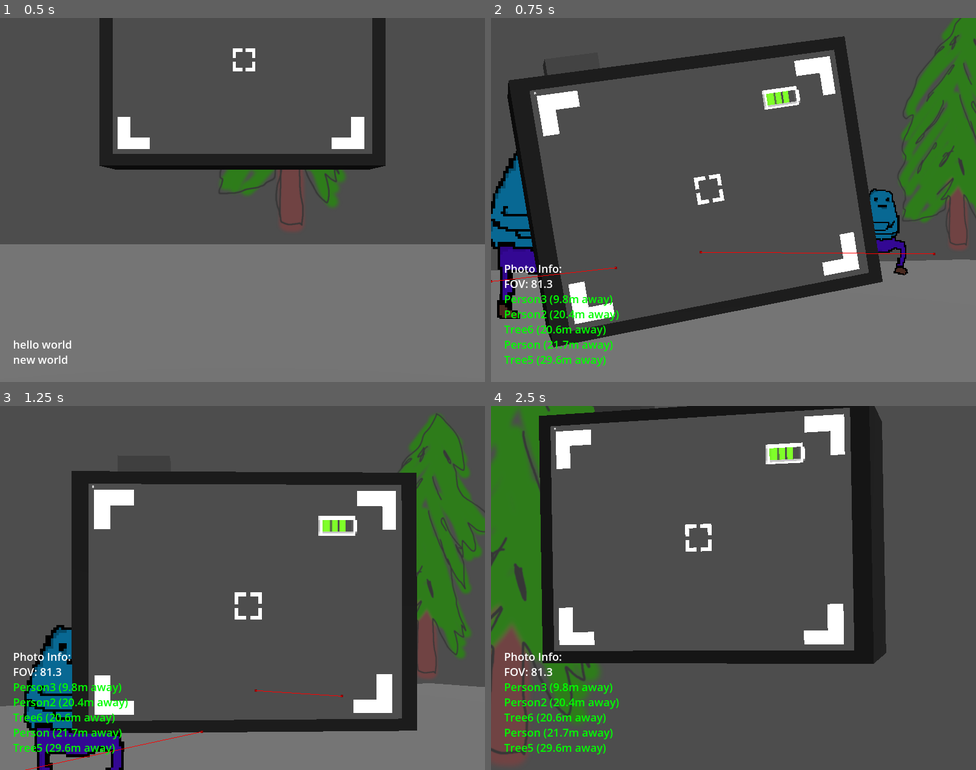
Above: before the commit, frames 1-4 (two rows, left to right).
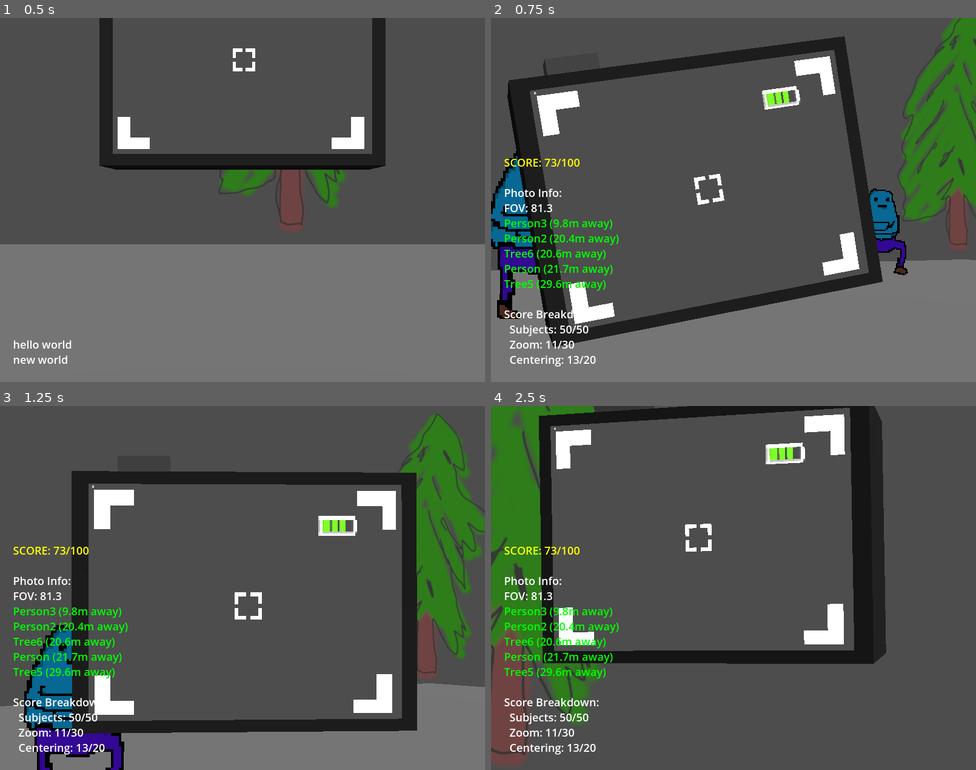
Above: after the commit, the same moments.

Repository: theowiik/xmas-game-jam-2025
Game: Godot game, scene res://scenes/main.tscn
Same seed, same stepped clock (60 frames per second), same inputs: the game is played once before the commit and once after it.
Inputs (mouse positions are in pixels of both pictures, inside the frame that each line leads up to):
- Up to frame 1 (0.5 s): no input
- Up to frame 2 (0.75 s): tap Enter (ui_accept) at 0.5 s; move the mouse to (757, 200) at 0.52 s; press the mouse at (757, 200) at 0.53 s; hold W (WALK_FORWARD) from 0.53 s (still down)
- Up to frame 3 (1.25 s): keep holding W (WALK_FORWARD); tap Space (JUMP) at 0.77 s
- Up to frame 4 (2.5 s): keep holding W (WALK_FORWARD); move the mouse to (709, 588) at 1.27 s; release the mouse at (709, 588) at 1.28 s; tap Mouse wheel up (ZOOM_IN) at 1.35 s; tap Space (JUMP) at 1.52 s; move the mouse to (743, 580) at 2.02 s; hold Mouse wheel down (ZOOM_OUT) from 2.03 s (still down)

Frame 1 is identical in both runs. In frame 2, 3.1% of the frame differs, in the area x 0-92%, y 38-96%; in frame 3, 3.1%; in frame 4, 3.0%.

Commit message:
Player shutter sound

Diff:
--- a/objects/camera.tscn
+++ b/objects/camera.tscn
@@ -1,7 +1,8 @@
-[gd_scene load_steps=9 format=3 uid="uid://c2pay3j4jqds6"]
+[gd_scene load_steps=10 format=3 uid="uid://c2pay3j4jqds6"]
 
 [ext_resource type="Script" uid="uid://clb0vqw04aqg8" path="res://scripts/camera.gd" id="1_exrbp"]
 [ext_resource type="Texture2D" uid="uid://u4lj8u1271u8" path="res://assets/sprites/camera_hud.png" id="2_n8nd1"]
+[ext_resource type="AudioStream" uid="uid://c4nd4eprt71f5" path="res://assets/sfx/sample.wav" id="3_d7esd"]
 
 [sub_resource type="Environment" id="Environment_n8nd1"]
 background_mode = 1
@@ -72,3 +73,6 @@
 [node name="MeshInstance3D3" type="MeshInstance3D" parent="."]
 transform = Transform3D(1, 0, 0, 0, -4.371139e-08, 1, 0, -1, -4.371139e-08, 0, 0, -0.17090648)
 mesh = SubResource("CylinderMesh_n8nd1")
+
+[node name="ShutterPlayer" type="AudioStreamPlayer" parent="."]
+stream = ExtResource("3_d7esd")
--- a/objects/person.tscn
+++ b/objects/person.tscn
@@ -30,4 +30,3 @@
 mesh = SubResource("CapsuleMesh_y1hso")
 
 [node name="NavigationAgent3D" type="NavigationAgent3D" parent="."]
-debug_enabled = true
--- a/scenes/main.tscn
+++ b/scenes/main.tscn
@@ -67,11 +67,17 @@
 [node name="Person11" parent="People" instance=ExtResource("2_0wfyh")]
 transform = Transform3D(1, 0, 0, 0, 1, 0, 0, 0, 1, 5.4934864, -0.07997465, 20.777134)
 
+[node name="Person14" parent="People" instance=ExtResource("2_0wfyh")]
+transform = Transform3D(1, 0, 0, 0, 1, 0, 0, 0, 1, 5.4934864, -0.07997465, 20.777134)
+
 [node name="Person12" parent="People" instance=ExtResource("2_0wfyh")]
 transform = Transform3D(1, 0, 0, 0, 1, 0, 0, 0, 1, -19.455832, -0.07997465, 21.622694)
 
 [node name="Person13" parent="People" instance=ExtResource("2_0wfyh")]
-transform = Transform3D(1, 0, 0, 0, 1, 0, 0, 0, 1, -3.4929295, -0.07997465, 4.7257843)
+transform = Transform3D(1, 0, 0, 0, 1, 0, 0, 0, 1, -6.202977, -0.07997465, 9.749156)
+
+[node name="Person15" parent="People" instance=ExtResource("2_0wfyh")]
+transform = Transform3D(1, 0, 0, 0, 1, 0, 0, 0, 1, -6.202977, -0.07997465, 9.749156)
 
 [node name="Person2" parent="People" instance=ExtResource("2_0wfyh")]
 transform = Transform3D(1, 0, 0, 0, 1, 0, 0, 0, 1, -15.806224, -0.07997465, -14.288605)
@@ -79,19 +85,19 @@
 [node name="Player" parent="." instance=ExtResource("1_o5qli")]
 transform = Transform3D(1, 0, 0, 0, 1, 0, 0, 0, 1, 0, 1.2562381, 0)
 
-[node name="Node3D" type="Node3D" parent="."]
+[node name="Trees" type="Node3D" parent="."]
 
-[node name="Tree2" parent="Node3D" instance=ExtResource("4_jyhfs")]
+[node name="Tree2" parent="Trees" instance=ExtResource("4_jyhfs")]
 transform = Transform3D(1, 0, 0, 0, 1, 0, 0, 0, 1, -1.2526255, 2.8720775, 22.451021)
 
-[node name="Tree3" parent="Node3D" instance=ExtResource("4_jyhfs")]
+[node name="Tree3" parent="Trees" instance=ExtResource("4_jyhfs")]
 transform = Transform3D(1, 0, 0, 0, 1, 0, 0, 0, 1, 22.613998, 2.8720775, 22.456896)
 
-[node name="Tree4" parent="Node3D" instance=ExtResource("4_jyhfs")]
+[node name="Tree4" parent="Trees" instance=ExtResource("4_jyhfs")]
 transform = Transform3D(1, 0, 0, 0, 1, 0, 0, 0, 1, 23.079597, 2.8720765, -2.206089)
 
-[node name="Tree5" parent="Node3D" instance=ExtResource("4_jyhfs")]
+[node name="Tree5" parent="Trees" instance=ExtResource("4_jyhfs")]
 transform = Transform3D(1, 0, 0, 0, 1, 0, 0, 0, 1, 21.831331, 2.8720775, -21.52565)
 
-[node name="Tree6" parent="Node3D" instance=ExtResource("4_jyhfs")]
+[node name="Tree6" parent="Trees" instance=ExtResource("4_jyhfs")]
 transform = Transform3D(1, 0, 0, 0, 1, 0, 0, 0, 1, 1.6154099, 2.8720775, -22.05763)
--- a/scripts/camera.gd
+++ b/scripts/camera.gd
@@ -5,6 +5,7 @@
 @onready var sub_viewport: SubViewport = $SubViewport
 @onready var camera: Camera3D = $SubViewport/Camera3D
 @onready var camera_pos: Node3D = $CameraPos
+@onready var shutter_player: AudioStreamPlayer = $ShutterPlayer
 
 var target_fov: float = 75.0
 var zoom_speed: float = 8.0
@@ -32,18 +33,25 @@
 	print("I took a photo of...")
 	_find_objects_in_view()
 	_save_photo()
+	shutter_player.play()
 
 
 func _find_objects_in_view() -> void:
 	var photogenic_objects: Array[Node] = get_tree().get_nodes_in_group("photogenic")
 	var detected_objects: Array[Dictionary] = []
+	var viewport_size: Vector2 = sub_viewport.get_visible_rect().size
 
 	for obj in photogenic_objects:
 		if obj is Node3D:
 			var obj_3d: Node3D = obj as Node3D
 			if _is_in_camera_view(obj_3d):
 				var dist: float = camera.global_position.distance_to(obj_3d.global_position)
-				detected_objects.append({"name": obj_3d.name, "distance": dist})
+				var screen_pos: Vector2 = camera.unproject_position(obj_3d.global_position)
+				# Normalize screen position (0-1 range, where 0.5, 0.5 is center)
+				var normalized_pos: Vector2 = screen_pos / viewport_size
+				detected_objects.append(
+					{"name": obj_3d.name, "distance": dist, "screen_pos": normalized_pos}
+				)
 
 	detected_objects.sort_custom(func(a, b): return a.distance < b.distance)
 
--- a/scripts/player.gd
+++ b/scripts/player.gd
@@ -159,18 +159,80 @@
 	move_and_slide()
 
 
+func _calculate_photo_score(detected_objects: Array[Dictionary], fov: float) -> Dictionary:
+	if detected_objects.is_empty():
+		return {"score": 0, "breakdown": {}}
+
+	var total_score: float = 0.0
+	var breakdown: Dictionary = {}
+
+	# 1. SUBJECT COUNT SCORE (0-50 points)
+	# More people = more points!
+	var num_subjects: int = detected_objects.size()
+	var subject_score: float = min(50.0, num_subjects * 15.0)
+	breakdown["subjects"] = subject_score
+	total_score += subject_score
+
+	# 2. FOV CHALLENGE SCORE (0-30 points)
+	# Low FOV (zoomed in) = harder = more points
+	# High FOV (wide angle) = easier = less points
+	var fov_score: float = max(0, 30.0 * (1.0 - (fov - 10.0) / 110.0))
+	breakdown["zoom"] = fov_score
+	total_score += fov_score
+
+	# 3. CENTERING SCORE (0-20 points)
+	# Main subject should be centered
+	var main_subject: Dictionary = detected_objects[0]
+	var main_screen_pos: Vector2 = main_subject.screen_pos
+	var center_offset: Vector2 = main_screen_pos - Vector2(0.5, 0.5)
+	var center_distance: float = center_offset.length()
+	var centering_score: float = max(0, 20.0 * (1.0 - center_distance * 2.0))
+	breakdown["centering"] = centering_score
+	total_score += centering_score
+
+	# Cap at 100
+	total_score = min(100.0, total_score)
+
+	return {"score": total_score, "breakdown": breakdown}
+
+
 func _on_photo_taken(detected_objects: Array[Dictionary], fov: float) -> void:
 	photo_info_label.clear()
 	print("[PLAYER] Photo taken with FOV: %.1f" % fov)
 
+	# Calculate score
+	var score_data: Dictionary = _calculate_photo_score(detected_objects, fov)
+	var score: float = score_data.score
+	var breakdown: Dictionary = score_data.breakdown
+
+	# Display score with color based on quality
+	var score_color: String = "red"
+	if score >= 80:
+		score_color = "green"
+	elif score >= 60:
+		score_color = "yellow"
+	elif score >= 40:
+		score_color = "orange"
+
+	photo_info_label.append_text("[color=%s]SCORE: %d/100[/color]\n\n" % [score_color, int(score)])
+
+	# Display photo info
 	photo_info_label.append_text("Photo Info:\n")
 	photo_info_label.append_text("FOV: %.1f\n" % fov)
 
 	if detected_objects.is_empty():
-		photo_info_label.append_text("[color=gray]Bad photo :([/color]\n")
+		photo_info_label.append_text("[color=gray]No subjects in frame[/color]\n")
 	else:
 		for obj_data in detected_objects:
 			photo_info_label.append_text(
 				"[color=green]%s (%.1fm away)[/color]\n" % [obj_data.name, obj_data.distance]
 			)
 			print("[PLAYER] - Captured: %s (%.1fm away)" % [obj_data.name, obj_data.distance])
+
+		# Display score breakdown
+		photo_info_label.append_text("\nScore Breakdown:\n")
+		photo_info_label.append_text("  Subjects: %.0f/50\n" % breakdown.get("subjects", 0))
+		photo_info_label.append_text("  Zoom: %.0f/30\n" % breakdown.get("zoom", 0))
+		photo_info_label.append_text("  Centering: %.0f/20\n" % breakdown.get("centering", 0))
+
+	print("[PLAYER] Photo score: %d/100" % int(score))
Not shown, added: assets/sfx/sample.wav.import
Not shown, added: assets/sfx/sample.wav
